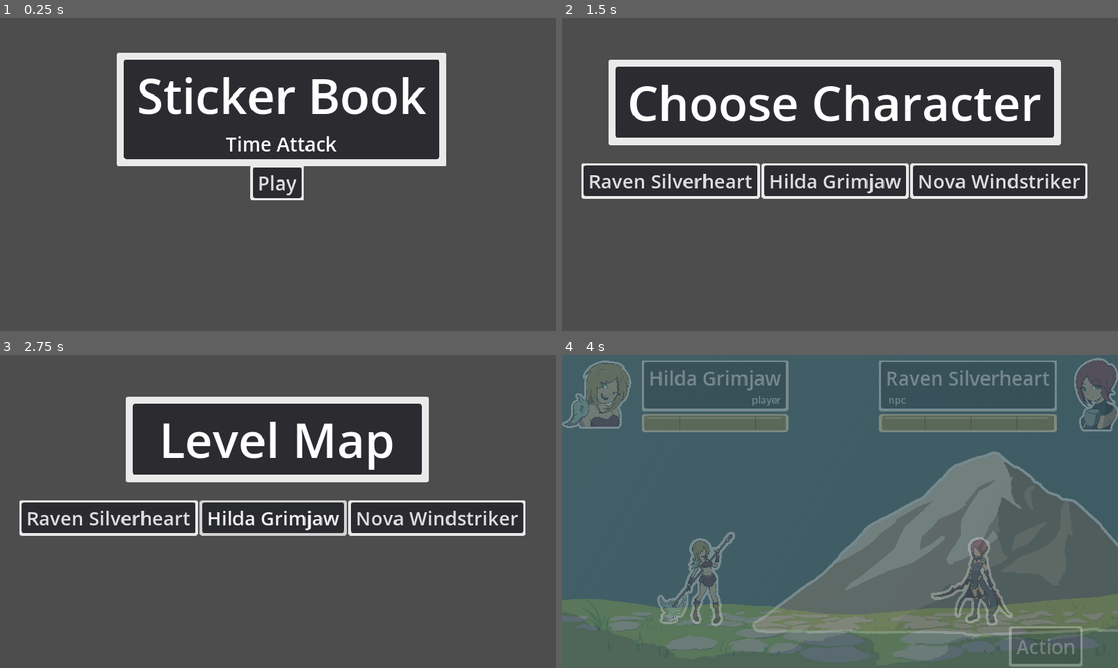
Above: before the commit, frames 1-4 (two rows, left to right).
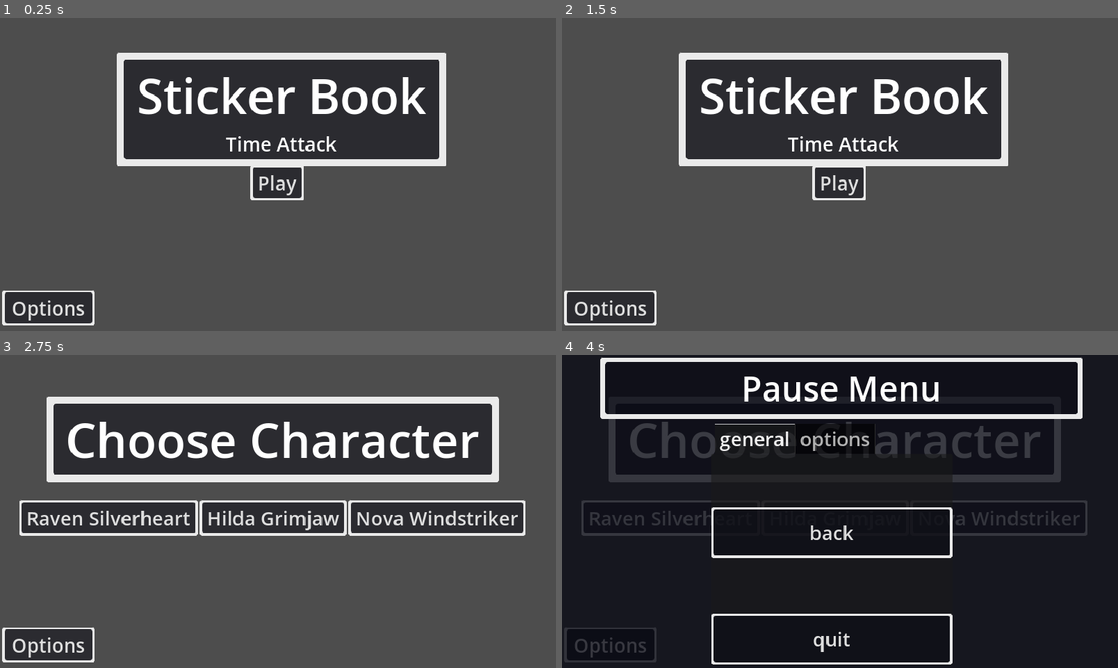
Above: after the commit, the same moments.

Repository: MajorZiploc/sticker_book_moments
Game: Godot game, scene res://scenes/title_scene.tscn
Two runs of this game, one before a commit and one after it. Both use one fixed random seed, a clock stepped at 60 frames per second and the inputs below.
Inputs (mouse positions are in pixels of both pictures, inside the frame that each line leads up to):
- Up to frame 1 (0.25 s): no input
- Up to frame 2 (1.5 s): click (612, 309) at 0.5 s, where only the run after the commit has a clickable "Options"; click "Play" at 1.25 s
- Up to frame 3 (2.75 s): click (278, 520) at 2 s, where only the run after the commit has a clickable "Play"
- Up to frame 4 (4 s): click (612, 646) at 2.75 s, where only the run after the commit has a clickable "Options"; click "Raven Silverheart" at 3.5 s

The runs differ from the first frame. In frame 1, 1.8% of the frame differs, in the area x 0-17%, y 86-99%; in frame 2, 28%; in frame 3, 12%; in frame 4, 100%, in the area x 0-100%, y 0-100%.

Commit message:
Add on screen option btn for better mobile support and general ease of use

Diff:
--- a/scenes/battle_scene.gd
+++ b/scenes/battle_scene.gd
@@ -31,6 +31,7 @@
 @onready var ui: Control = $ui_root/ui;
 @onready var npc_turn_ui: PanelContainer = $ui_root/ui/npc_turn;
 @onready var player_choices: BoxContainer = $ui_root/ui/player_choices;
+@onready var player_options_btn: Button = $ui_root/ui/options_btn;
 @onready var player_choices_action_btn: MenuButton = $ui_root/ui/player_choices/btn;
 @onready var player_choices_close_btn: Button = $ui_root/ui/player_choices/close_inventory_btn;
 @onready var player_inventory_grid: GridContainer = $ui_root/ui/player_inventory/panel/grid;
@@ -366,12 +367,16 @@
     var player_choices_tween_time = std_tween_time;
     var player_choices_tween = create_tween();
     player_choices_tween.tween_property(player_choices, "modulate:a", 1, player_choices_tween_time).set_trans(Tween.TRANS_EXPO);
+    player_options_btn.disabled = false;
+    var player_options_tween_out_time = std_tween_time;
+    var player_options_tween_out = create_tween();
+    player_options_tween_out.tween_property(player_options_btn, "modulate:a", 1, player_options_tween_out_time).set_trans(Tween.TRANS_EXPO);
     toggle_disabled_player_choices(false);
     cam_tween = create_tween();
     cam_tween.tween_property(cam, "zoom", std_cam_zoom, cam_tween_time).set_trans(Tween.TRANS_EXPO);
     progress_bar_tween = create_tween();
     progress_bar_tween.tween_property(action_counter_container, "modulate:a", 0, progress_bar_tween_time).set_trans(Tween.TRANS_EXPO);
-    await get_tree().create_timer(max(npc_turn_ui_tween_out_time, cam_tween_time, progress_bar_tween_time)).timeout;
+    await get_tree().create_timer(max(npc_turn_ui_tween_out_time, cam_tween_time, progress_bar_tween_time, player_choices_tween_time, player_options_tween_out_time)).timeout;
     action_counter_progress_bar.value = 0;
     did_battle_end = defender.battle_char.health <= 0;
     if did_battle_end:
@@ -533,6 +538,9 @@
   round_happening = true;
   var player_choices_tween_out = create_tween();
   player_choices_tween_out.tween_property(player_choices, "modulate:a", 0, std_tween_time).set_trans(Tween.TRANS_EXPO);
+  player_options_btn.disabled = true;
+  var player_options_tween_out = create_tween();
+  player_options_tween_out.tween_property(player_options_btn, "modulate:a", 0, std_tween_time).set_trans(Tween.TRANS_EXPO);
   is_player_turn = !is_player_turn;
   parried = false;
   qte_current_action_count = 0;
@@ -564,3 +572,6 @@
 func toggle_disabled_player_choices(b: bool):
   player_choices_action_btn.disabled = b;
   player_choices_close_btn.disabled = b;
+
+func _on_options_btn_button_up():
+  SceneHelper.toggle_pause_menu_btn(pause_menu);
--- a/scenes/battle_scene.tscn
+++ b/scenes/battle_scene.tscn
@@ -256,8 +256,17 @@
 offset_bottom = 240.0
 scale = Vector2(0.5, 0.5)
 
+[node name="options_btn" type="Button" parent="ui_root/ui"]
+layout_mode = 0
+offset_left = 5.0
+offset_top = 563.0
+offset_right = 196.0
+offset_bottom = 638.0
+text = "Options"
+
 [node name="cam" type="Camera2D" parent="."]
 position = Vector2(465, -282)
 zoom = Vector2(0.5, 0.5)
 
 [connection signal="button_up" from="ui_root/ui/player_choices/close_inventory_btn" to="." method="_on_close_inventory_btn_button_up"]
+[connection signal="button_up" from="ui_root/ui/options_btn" to="." method="_on_options_btn_button_up"]
--- a/scenes/choose_char.gd
+++ b/scenes/choose_char.gd
@@ -28,3 +28,6 @@
     button.text = entry.name;
     box.add_child(button);
   ui.add_child(box);
+
+func _on_options_btn_button_up():
+  SceneHelper.toggle_pause_menu_btn(pause_menu);
--- a/scenes/choose_char.tscn
+++ b/scenes/choose_char.tscn
@@ -45,6 +45,16 @@
 text = "Choose Character"
 horizontal_alignment = 1
 
+[node name="options_btn" type="Button" parent="ui_root/ui"]
+layout_mode = 0
+offset_left = 5.0
+offset_top = 563.0
+offset_right = 196.0
+offset_bottom = 638.0
+text = "Options"
+
 [node name="cam" type="Camera2D" parent="."]
 position = Vector2(830, 361)
 zoom = Vector2(0.5, 0.5)
+
+[connection signal="button_up" from="ui_root/ui/options_btn" to="." method="_on_options_btn_button_up"]
--- a/scenes/level_map.gd
+++ b/scenes/level_map.gd
@@ -28,3 +28,6 @@
     button.text = entry.name;
     box.add_child(button);
   ui.add_child(box);
+
+func _on_options_btn_button_up():
+  SceneHelper.toggle_pause_menu_btn(pause_menu);
--- a/scenes/level_map.tscn
+++ b/scenes/level_map.tscn
@@ -44,6 +44,16 @@
 text = "Level Map"
 horizontal_alignment = 1
 
+[node name="options_btn" type="Button" parent="ui_root/ui"]
+layout_mode = 0
+offset_left = 5.0
+offset_top = 563.0
+offset_right = 196.0
+offset_bottom = 638.0
+text = "Options"
+
 [node name="cam" type="Camera2D" parent="."]
 position = Vector2(830, 361)
 zoom = Vector2(0.5, 0.5)
+
+[connection signal="button_up" from="ui_root/ui/options_btn" to="." method="_on_options_btn_button_up"]
--- a/scenes/title_scene.gd
+++ b/scenes/title_scene.gd
@@ -17,3 +17,6 @@
 func _input(event: InputEvent):
   var visible = SceneHelper.toggle_pause_menu(event, pause_menu);
   if visible: return;
+
+func _on_options_btn_button_up():
+  SceneHelper.toggle_pause_menu_btn(pause_menu);
--- a/scenes/title_scene.tscn
+++ b/scenes/title_scene.tscn
@@ -72,8 +72,17 @@
 offset_bottom = 8.0
 text = "Play"
 
+[node name="options_btn" type="Button" parent="ui_root/ui"]
+layout_mode = 0
+offset_left = 5.0
+offset_top = 563.0
+offset_right = 196.0
+offset_bottom = 638.0
+text = "Options"
+
 [node name="cam" type="Camera2D" parent="."]
 position = Vector2(830, 361)
 zoom = Vector2(0.5, 0.5)
 
 [connection signal="button_up" from="ui_root/ui/play/btn" to="." method="_on_play_btn_button_up"]
+[connection signal="button_up" from="ui_root/ui/options_btn" to="." method="_on_options_btn_button_up"]
--- a/utils/scene_helper.gd
+++ b/utils/scene_helper.gd
@@ -5,6 +5,11 @@
   pause_menu.visible = false;
   return pause_menu;
 
+func toggle_pause_menu_btn(pause_menu: Node) -> bool:
+  var visible = not pause_menu.visible;
+  pause_menu.visible = visible;
+  return visible;
+
 func toggle_pause_menu(event: InputEvent, pause_menu: Node) -> bool:
   var visible = false;
   if event.is_action_pressed("pause"):
